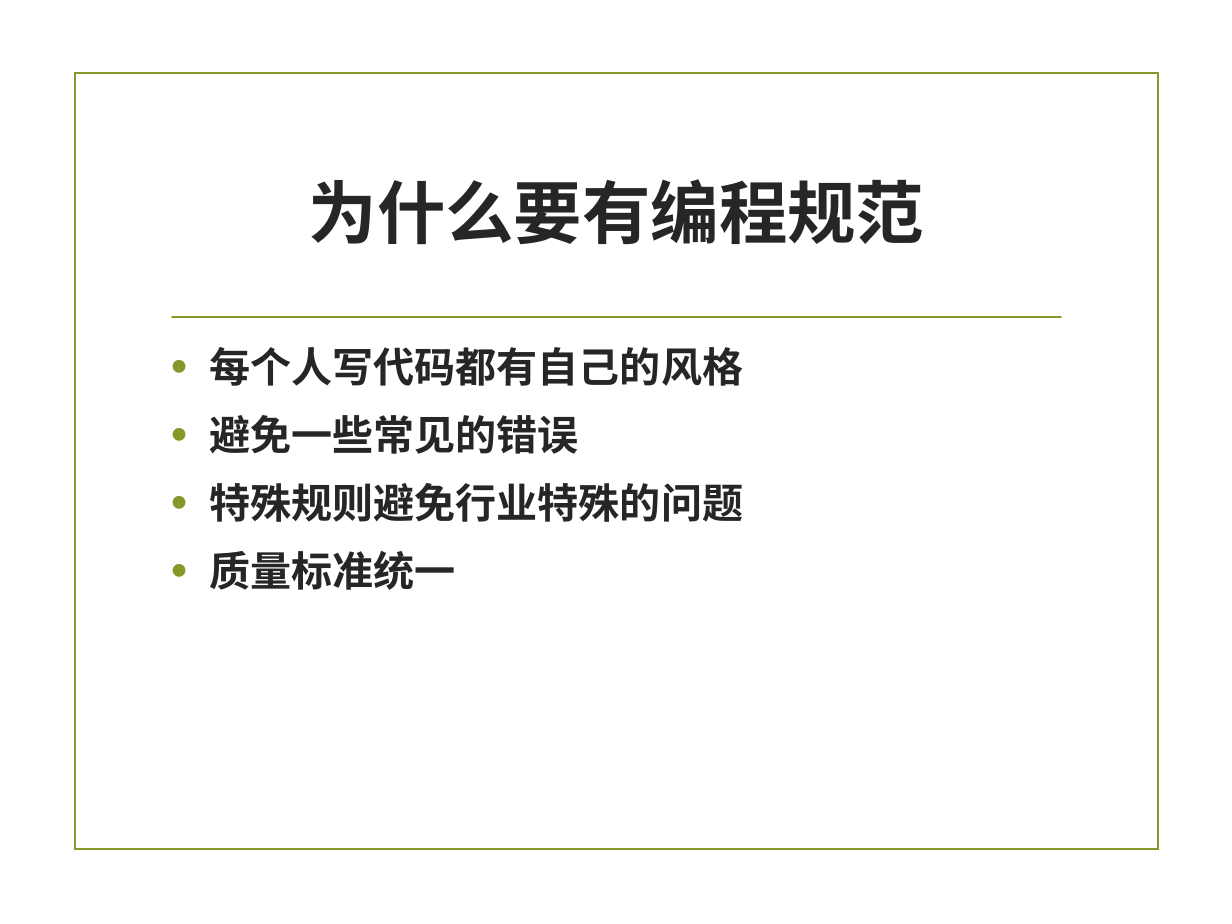
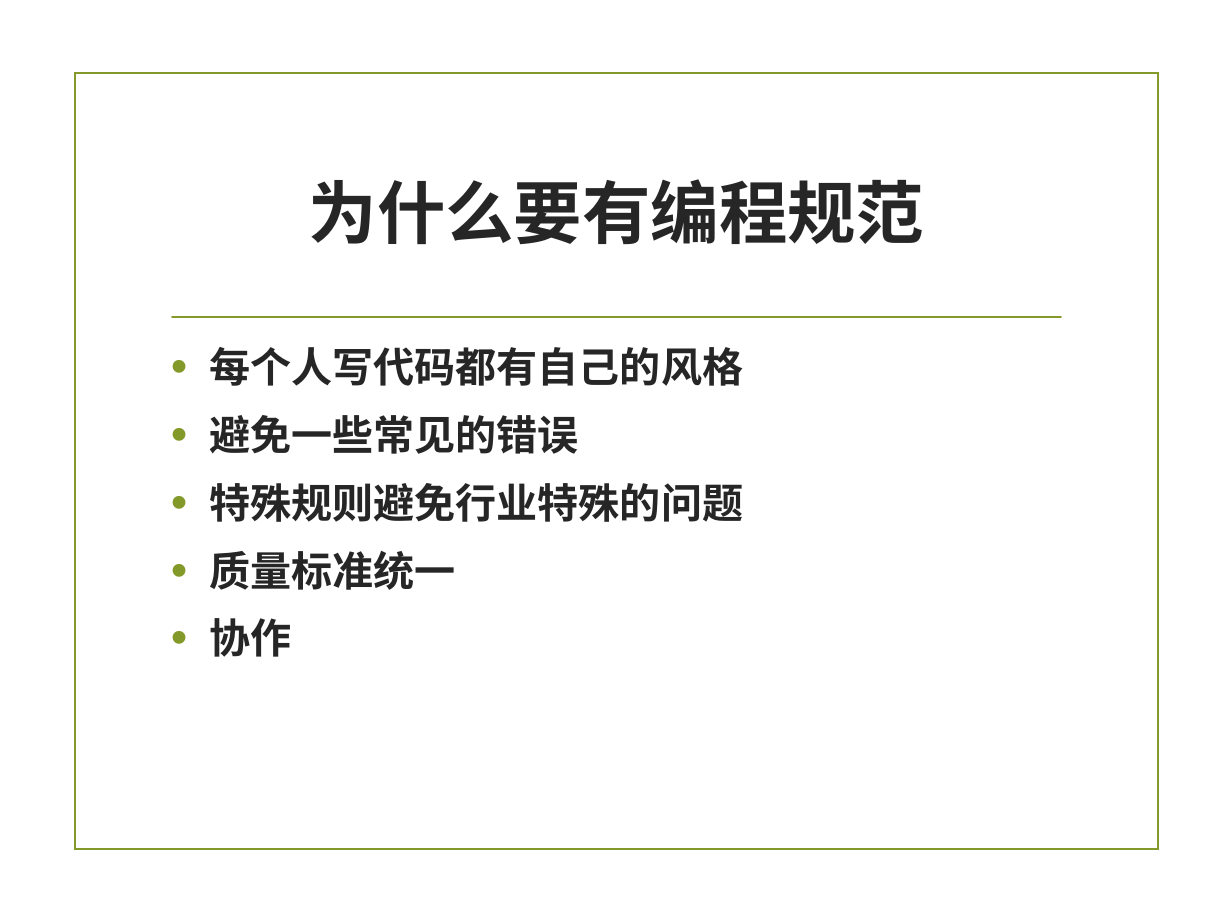
Before and after one commit to zuoshenghuang/curriculum, a slide deck: slide 19 of software/Ch_3_rules.pptx. Drawn at 1232x924 pixels with LibreOffice and Linux fonts; fonts in the diff are those of the drawing; background and template pictures are left out. Boxes give left, top, right and bottom in pixels: in the first picture for what was removed or moved away, otherwise in the second. Text is boxed around its words. In the diff, an @@ line names an element or a change of style, - is before the commit and + after.

```diff
--- a/software/Ch_3_rules.pptx
+++ b/software/Ch_3_rules.pptx
@@ text at <box>209,618,291,657</box>: paragraph added @@
+• 协作
```
Also in this commit, not shown: 7 other slides changed, 2 slides added, 2 slides removed, 5 other files.
